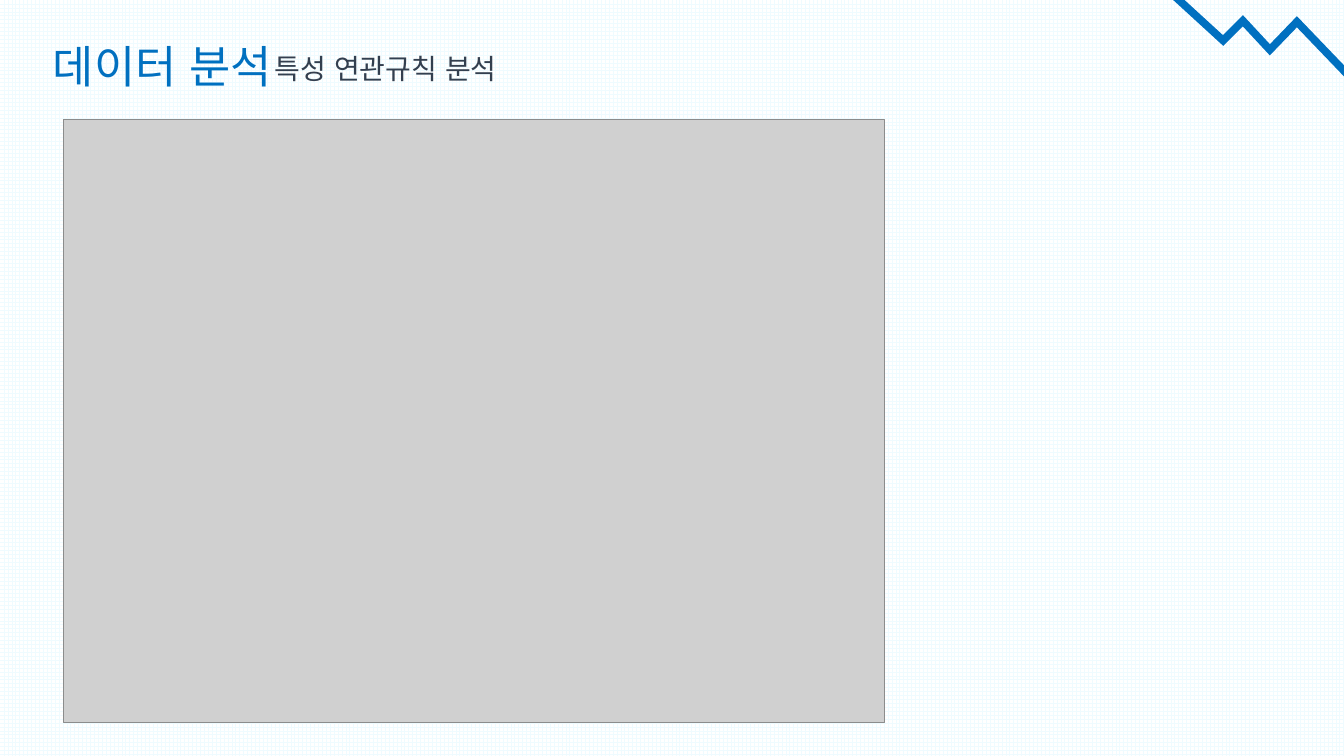
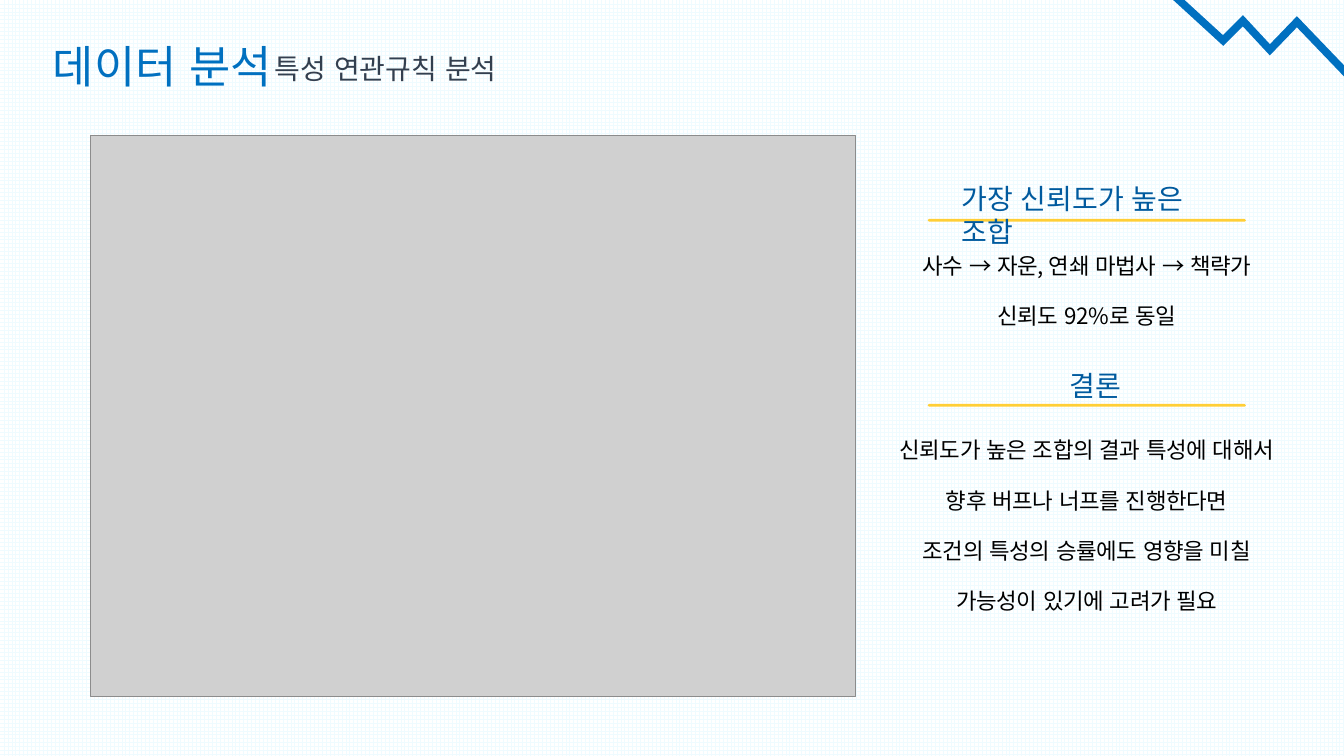
Before and after one commit to tooha289/TeamFightTactics, a slide deck: slide 15 of document/데이터 분석(시각화)/TFT 게임 전 서버 Top10 플레이어 매치 데이터 분석.pptx (slide 16 before the commit). Drawn at 1344x756 pixels with LibreOffice and Linux fonts; fonts in the diff are those of the drawing; grey boxes stand for pictures. Boxes give left, top, right and bottom in pixels: in the first picture for what was removed or moved away, otherwise in the second. Text is boxed around its words. In the diff, an @@ line names an element or a change of style, - is before the commit and + after.

```diff
--- a/document/데이터 분석(시각화)/TFT 게임 전 서버 Top10 플레이어 매치 데이터 분석.pptx
+++ b/document/데이터 분석(시각화)/TFT 게임 전 서버 Top10 플레이어 매치 데이터 분석.pptx
@@ picture: place and size @@
-picture at [64, 120, 885, 723]
+picture at [90, 135, 856, 697]
@@ text added at [962, 185, 1184, 244], 20 pt, text #005A9E @@
+가장 신뢰도가 높은 조합
@@ line added from (930, 221) to (1245, 221), #FFCF37 2 pt @@
@@ text added at [922, 255, 1251, 326], 16 pt, text #000000 @@
+사수 → 자운, 연쇄 마법사 → 책략가
+신뢰도 92%로 동일
@@ text added at [1070, 373, 1122, 398], 20 pt, text #005A9E @@
+결론
@@ line added from (930, 405) to (1245, 405), #FFCF37 2 pt @@
@@ text added at [899, 439, 1274, 611], 16 pt, text #000000 @@
+신뢰도가 높은 조합의 결과 특성에 대해서
+향후 버프나 너프를 진행한다면
+조건의 특성의 승률에도 영향을 미칠
+가능성이 있기에 고려가 필요
```
Also in this commit, not shown: 19 other slides changed, 3 slides added, 2 slides removed, 2 other files.
